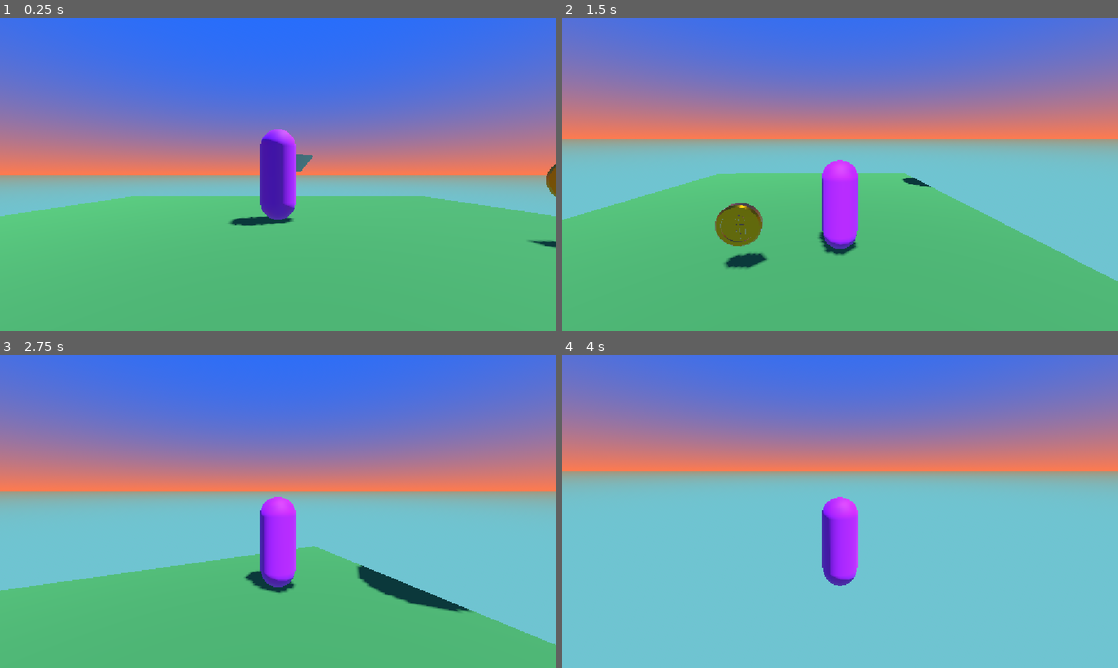
Above: before the commit, frames 1-4 (two rows, left to right).
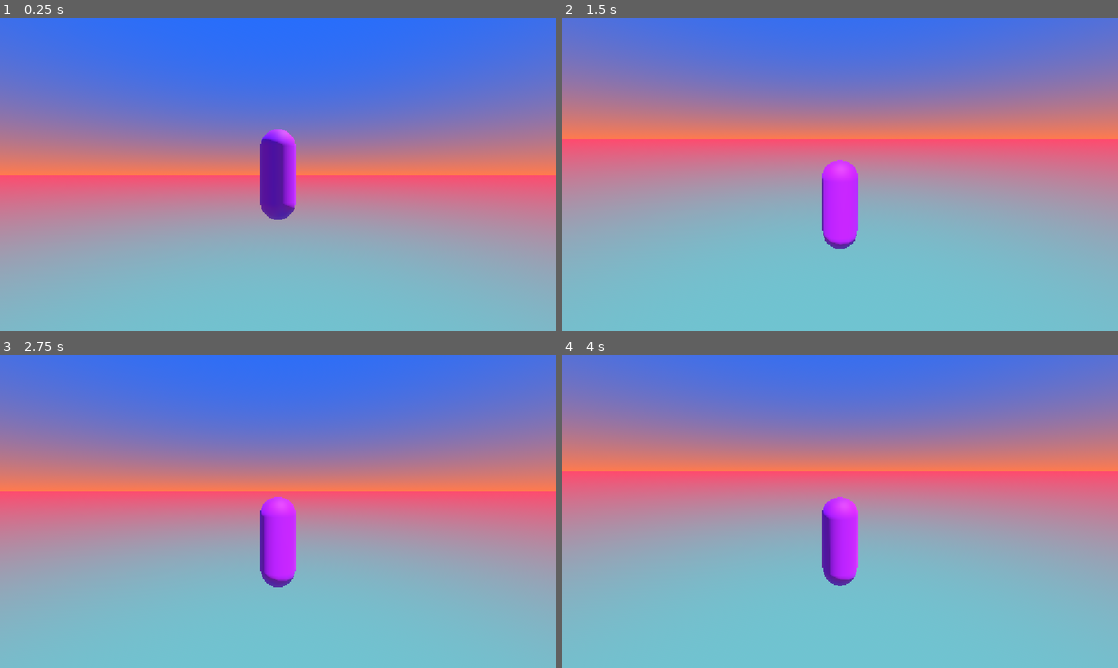
Above: after the commit, the same moments.

Repository: AChandarana/godot_experiments
Game: Godot game, scene res://level_1.tscn
Same seed, same stepped clock (60 frames per second), same inputs: the game is played once before the commit and once after it. The project has no main scene, so this scene is started directly.
Inputs (mouse positions are in pixels of both pictures, inside the frame that each line leads up to):
- Up to frame 1 (0.25 s): no input
- Up to frame 2 (1.5 s): tap Enter (ui_accept) at 0.5, 0.77 s; move the mouse to (962, 158) at 0.52 s; hold D (move_right) 0.53-1.28 s; click (962, 158) at 0.67 s; move the mouse to (812, 174) at 1.27 s; hold W (move_forward) from 1.28 s (still down)
- Up to frame 3 (2.75 s): keep holding W (move_forward); tap Enter (ui_accept) at 1.52 s; move the mouse to (289, 505) at 2.02 s
- Up to frame 4 (4 s): keep holding W (move_forward); move the mouse to (834, 517) at 2.77 s; tap Enter (ui_accept) at 3.02, 3.77 s; move the mouse to (878, 514) at 3.52 s

The runs differ from the first frame. In frame 1, 49% of the frame differs, in the area x 0-100%, y 43-100%; in frame 2, 59%, in the area x 0-100%, y 38-100%; in frame 3, 53%; in frame 4, 28%.

Commit message:
Slope support, moving platform, modeling shenanigans

Diff:
--- a/3D Tutorial/Assets/Resources/sunset_ocean_sky.tres
+++ b/3D Tutorial/Assets/Resources/sunset_ocean_sky.tres
@@ -4,7 +4,10 @@
 sky_top_color = Color(0.13999999, 0.4266668, 1, 1)
 sky_horizon_color = Color(1, 0.47950023, 0.30547714, 1)
 ground_bottom_color = Color(0.43459997, 0.7686134, 0.82, 1)
-ground_horizon_color = Color(0.64, 0.58624, 0.48639998, 1)
+ground_horizon_color = Color(1, 0.28819686, 0.42820227, 1)
+ground_curve = 0.13928813
+sun_angle_max = 22.17
+sun_curve = 0.1448904
 
 [sub_resource type="Sky" id="Sky_223sr"]
 sky_material = SubResource("ProceduralSkyMaterial_fwopj")
--- a/3D Tutorial/level_1.tscn
+++ b/3D Tutorial/level_1.tscn
@@ -27,12 +27,22 @@
 [node name="CollisionShape3D" type="CollisionShape3D" parent="Floor" unique_id=1708818547]
 shape = SubResource("BoxShape3D_rjfiy")
 
+[node name="Floor2" type="StaticBody3D" parent="." unique_id=1486311522]
+transform = Transform3D(0.9491212, -0.31491116, 0, 0.31491116, 0.9491212, 0, 0, 0, 1, 9.765892, 1.377717, 0)
+metadata/_edit_group_ = true
+
+[node name="MeshInstance3D" type="MeshInstance3D" parent="Floor2" unique_id=1325579701]
+mesh = SubResource("BoxMesh_223sr")
+
+[node name="CollisionShape3D" type="CollisionShape3D" parent="Floor2" unique_id=169673904]
+shape = SubResource("BoxShape3D_rjfiy")
+
 [node name="DirectionalLight3D" type="DirectionalLight3D" parent="." unique_id=1940023148]
 transform = Transform3D(-0.6601953, 0.6475317, 0.38058504, 0.3432847, -0.19055222, 0.9196986, 0.6680553, 0.73782974, -0.096486025, 0, 7.089, 0)
 shadow_enabled = true
 
 [node name="Player" parent="." unique_id=995211727 instance=ExtResource("2_hbghi")]
-transform = Transform3D(1, 0, 0, 0, 1, 0, 0, 0, 1, 0, 0.7064614, -1.2801349)
+transform = Transform3D(1, 0, 0, 0, 1, 0, 0, 0, 1, 0, 51.527, -1.2801349)
 
 [node name="Coin1" parent="." unique_id=1566483664 instance=ExtResource("5_rka8t")]
 transform = Transform3D(1, 0, 0, 0, 1, 0, 0, 0, 1, 3.278983, 0.6861429, 0)
--- a/3D Tutorial/player.gd
+++ b/3D Tutorial/player.gd
@@ -4,6 +4,8 @@
 @onready var camera := $Neck/Camera3D
 @onready var player_body := $"."
 @onready var neck_camera := $Neck/Camera3D
+
+var xform : Transform3D
 
 const MIN_ZOOM_FACTOR = 0.3
 const MAX_ZOOM_FACTOR = INF
@@ -12,7 +14,7 @@
 const CAMERA_ZOOM_SENSITIVITY = 1.05
 const CAMERA_SENSITIVITY = 0.005
 const SPEED = 5.0
-const JUMP_VELOCITY = 4.5
+const JUMP_VELOCITY = 12
 
 
 func _physics_process(delta: float) -> void:
@@ -36,6 +38,21 @@
 		velocity.z = move_toward(velocity.z, 0, SPEED)
 
 	move_and_slide()
+	if is_on_floor():
+		align_with_floor(get_floor_normal())
+		global_transform = global_transform.interpolate_with(xform, 0.3)
+
+func align_with_floor(floor_normal: Vector3) -> void:
+	xform = global_transform
+	if floor_normal.is_zero_approx():
+		return
+	var right_axis := floor_normal.cross(xform.basis.z)
+	if right_axis.is_zero_approx():
+		return
+	xform.basis.y = floor_normal.normalized()
+	xform.basis.x = right_axis.normalized()
+	xform.basis.z = xform.basis.x.cross(xform.basis.y).normalized()
+	xform.basis = xform.basis.orthonormalized()
 
 func _input(event: InputEvent) -> void:
 	if event is InputEventMouseButton and event.pressed:
@@ -49,8 +66,8 @@
 
 			neck.rotation.x = clamp(
 				neck.rotation.x - event.relative.y * CAMERA_SENSITIVITY,
-				deg_to_rad(-89),
-				deg_to_rad(89)
+				deg_to_rad(-90),
+				deg_to_rad(90)
 			)
 	if event is InputEventMouseButton and event.is_pressed():
 
--- a/3D Tutorial/player.tscn
+++ b/3D Tutorial/player.tscn
@@ -12,6 +12,19 @@
 height = 1.5
 radial_segments = 12
 
+[sub_resource type="CylinderMesh" id="CylinderMesh_rjfiy"]
+top_radius = 0.1
+bottom_radius = 0.1
+height = 0.071
+
+[sub_resource type="StandardMaterial3D" id="StandardMaterial3D_y7ysn"]
+albedo_color = Color(0, 0, 0, 1)
+
+[sub_resource type="CylinderMesh" id="CylinderMesh_223sr"]
+top_radius = 0.05
+bottom_radius = 0.05
+height = 0.085
+
 [sub_resource type="CapsuleShape3D" id="CapsuleShape3D_4flbx"]
 radius = 0.3
 height = 1.5
@@ -19,13 +32,25 @@
 [node name="Player" type="CharacterBody3D" unique_id=995211727]
 script = ExtResource("1_4flbx")
 
-[node name="MeshInstance3D" type="MeshInstance3D" parent="." unique_id=118094043]
+[node name="Body" type="MeshInstance3D" parent="." unique_id=118094043]
 mesh = SubResource("CapsuleMesh_i3pqv")
 
+[node name="Eye" type="MeshInstance3D" parent="Body" unique_id=390110722]
+transform = Transform3D(1, 0, 0, 0, -4.371139e-08, 1, 0, -1, -4.371139e-08, 0, 0.446, -0.27)
+mesh = SubResource("CylinderMesh_rjfiy")
+
+[node name="Pupil" type="MeshInstance3D" parent="Body/Eye" unique_id=1822731614]
+material_overlay = SubResource("StandardMaterial3D_y7ysn")
+mesh = SubResource("CylinderMesh_223sr")
+
 [node name="CollisionShape3D" type="CollisionShape3D" parent="." unique_id=1465747907]
+visible = false
 shape = SubResource("CapsuleShape3D_4flbx")
 
 [node name="Neck" type="Node3D" parent="." unique_id=1493285623]
 
 [node name="Camera3D" type="Camera3D" parent="Neck" unique_id=2052398617]
 transform = Transform3D(1, 0, 0, 0, 1, 0, 0, 0, 1, 0, 0, 3.4)
+
+[node name="RayCast3D" type="RayCast3D" parent="." unique_id=943019479]
+target_position = Vector3(0, -25, 0)
--- /dev/null
+++ b/3D Tutorial/score.gd
@@ -0,0 +1,11 @@
+extends Node3D
+
+
+# Called when the node enters the scene tree for the first time.
+func _ready() -> void:
+	pass # Replace with function body.
+
+
+# Called every frame. 'delta' is the elapsed time since the previous frame.
+func _process(delta: float) -> void:
+	pass
Not shown, added: 3D Tutorial/score.gd.uid
